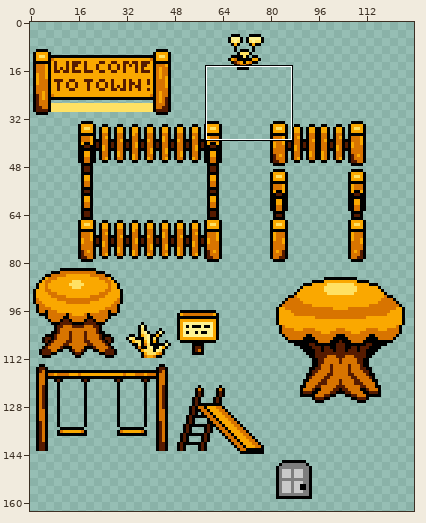
Pixel-art file, stored at Assets/Sprites/DV_DecorTiles.aseprite. Above, an overview of the earlier version with the close-up marked.
Close-up. The starting point:
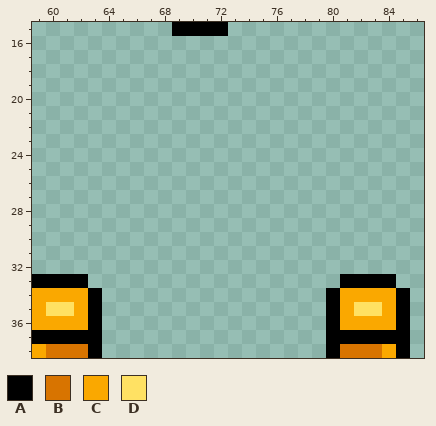
128x176 pixels, 1 frame. Shown: x 59..86, y 15..38. The wide view leaves out empty margins.
Palette (. is transparent): A #000000  B #d87400  C #faa800  D #ffe163
Pixels before, first column x 59:
15 ..........AAAA.............
16 ...........................
17 ...........................
18 ...........................
19 ...........................
20 ...........................
21 ...........................
22 ...........................
23 ...........................
24 ...........................
25 ...........................
26 ...........................
27 ...........................
28 ...........................
29 ...........................
30 ...........................
31 ...........................
32 ...........................
33 AAAA..................AAAA.
34 CCCCA................ACCCCA
35 CDDCA................ACDDCA
36 CCCCA................ACCCCA
37 AAAAA................AAAAAA
38 CBBBA................ABBBCA
Once edited:
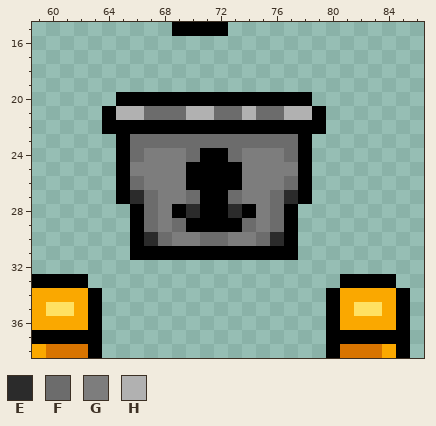
Colours new in this view: E #2b2b2b  F #6c6c6c  G #7d7d7d  H #b1b1b1
The exact change:
Changed rows in their new state; - is an unchanged pixel.
first column x 64:
20 -AAAAAAAAAAAAAA-
21 AHHFFFHHFFHFFHHA
22 AAAAAAAAAAAAAAAA
23 -AFFFFFFFFFFFFA-
24 -AFGGGFAAFGGGFA-
25 -AGGGGAAAAGGGGA-
26 -AFGGGAAAAGGGFA-
27 -AEFGGFAAFGGFEA-
28 --AFGAEAAEAGFA--
29 --AFGFAAAAFGFA--
30 --AEFGGFFGGFEA--
31 --AAAAAAAAAAAA--
Changed places in both close-ups, as pixel boxes (x1, y1, x2, y2):
added: (102, 92, 326, 260)
